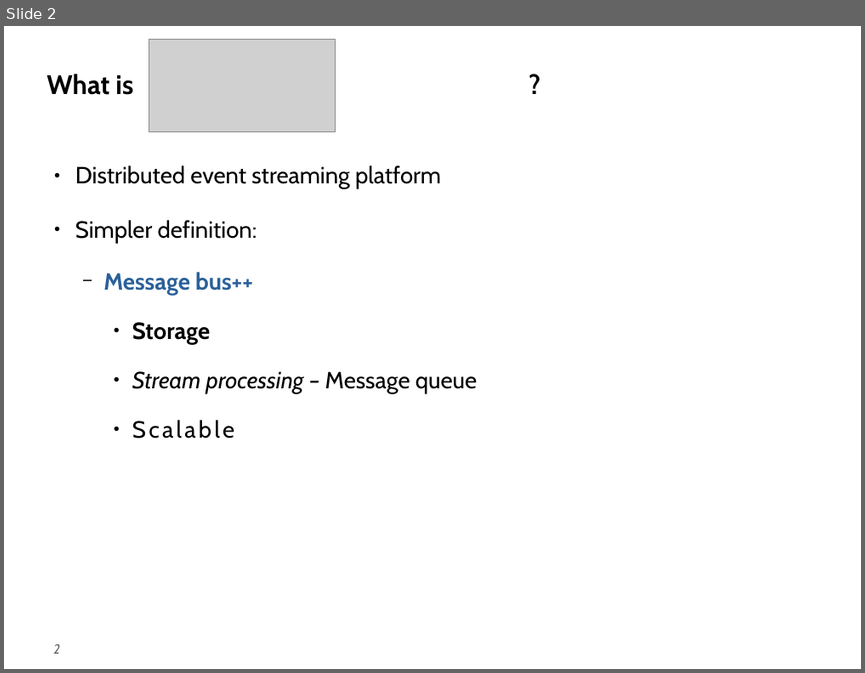
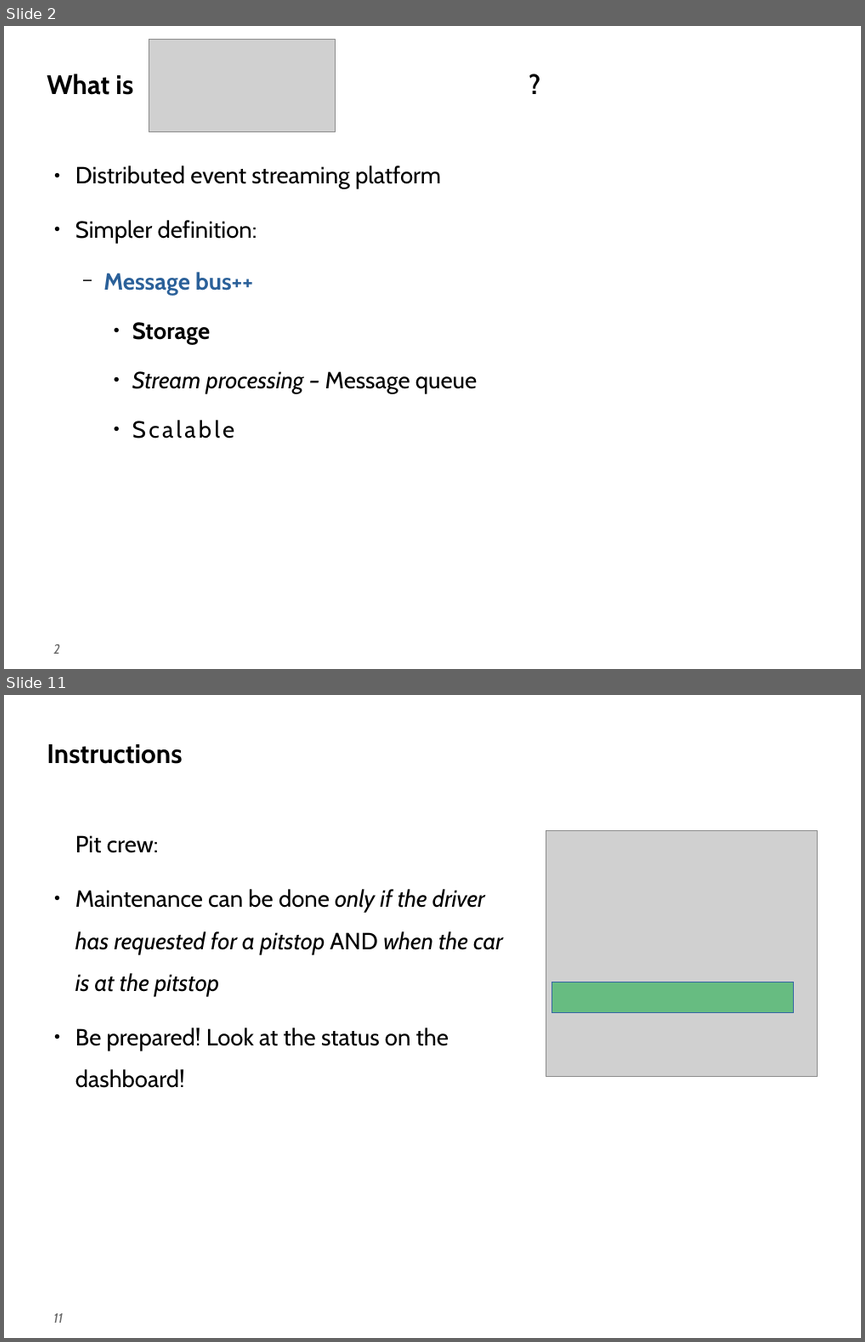
Before and after one commit to theflyingrahul/kafka_f1, a slide deck: Slides.odp. Shown one above the other, each under a label of ours: slide 2 before the commit, slides 2 and 11 after it; the slides between them are not shown. The pictures are 865x673 and 865x1342 pixels, drawn with LibreOffice and Linux fonts; fonts in the diff are those of the drawing; grey boxes stand for pictures. Boxes give left, top, right and bottom in pixels: in the first picture for what was removed or moved away, otherwise in the second. Text is boxed around its words. In the diff, an @@ line names an element or a change of style, - is before the commit and + after.

```diff
--- a/Slides.odp
+++ b/Slides.odp
@@ slide 11 added at [4, 695, 861, 1338], background #FFFFFF; not listed: 1 template element that a slide beside it also shows @@
@@ title added at [46, 744, 182, 764], 32 pt, text #000000, bold @@
+Instructions
@@ text added at [75, 835, 503, 1088], 28 pt, text #000000 @@
+Pit crew:
+● Maintenance can be done only if the driver has requested for a pitstop AND when the car is at the pitstop
+● Be prepared! Look at the status on the dashboard!
@@ picture added at [546, 830, 817, 1076] @@
@@ rectangle added at [552, 981, 794, 1012], fill #00A933 at 50% opacity, outline #3465A4 0 pt @@
```
Also in this commit, not shown: 9 other slides added, 2 other files.
